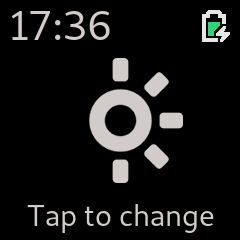
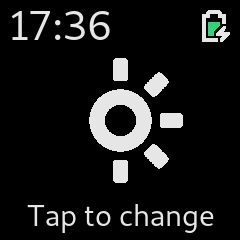
Layered file, before and after one edit (w=240, h=240). Changes by layer:
painted on "Time" over [12, 11, 110, 40]
renamed "app_settings_brightness_HD.png" to "ck_app_settings_brightness_mid.png", painted on it over [88, 58, 183, 183]
painted on "Tap to change" over [27, 204, 214, 233]
